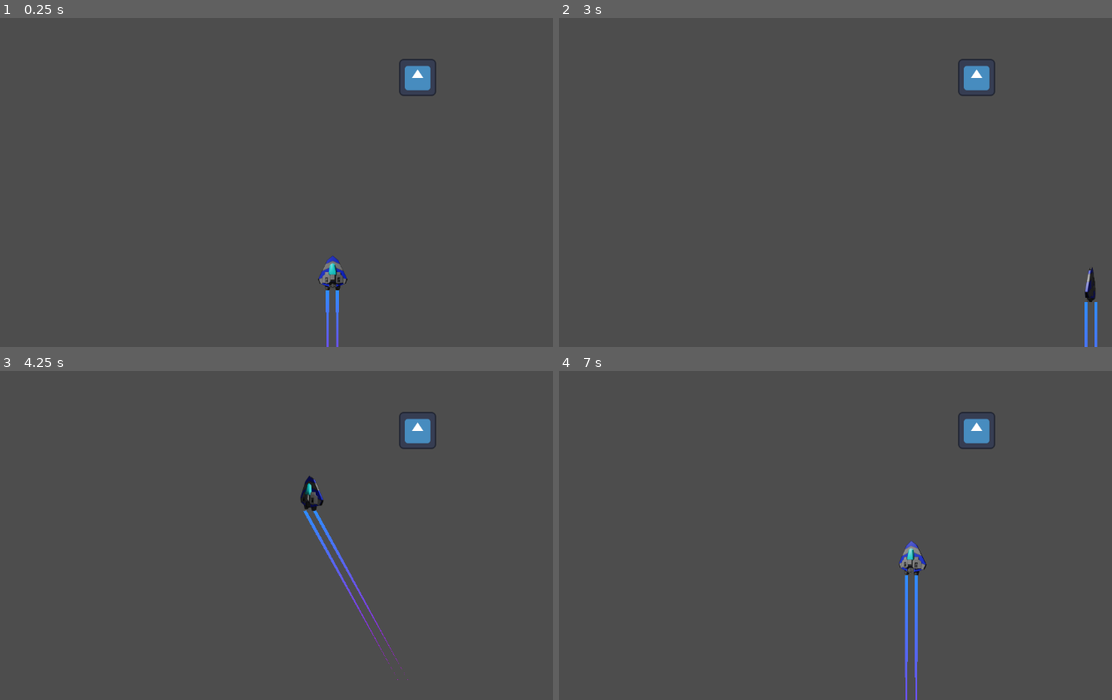
Above: before the commit, frames 1-4 (two rows, left to right).
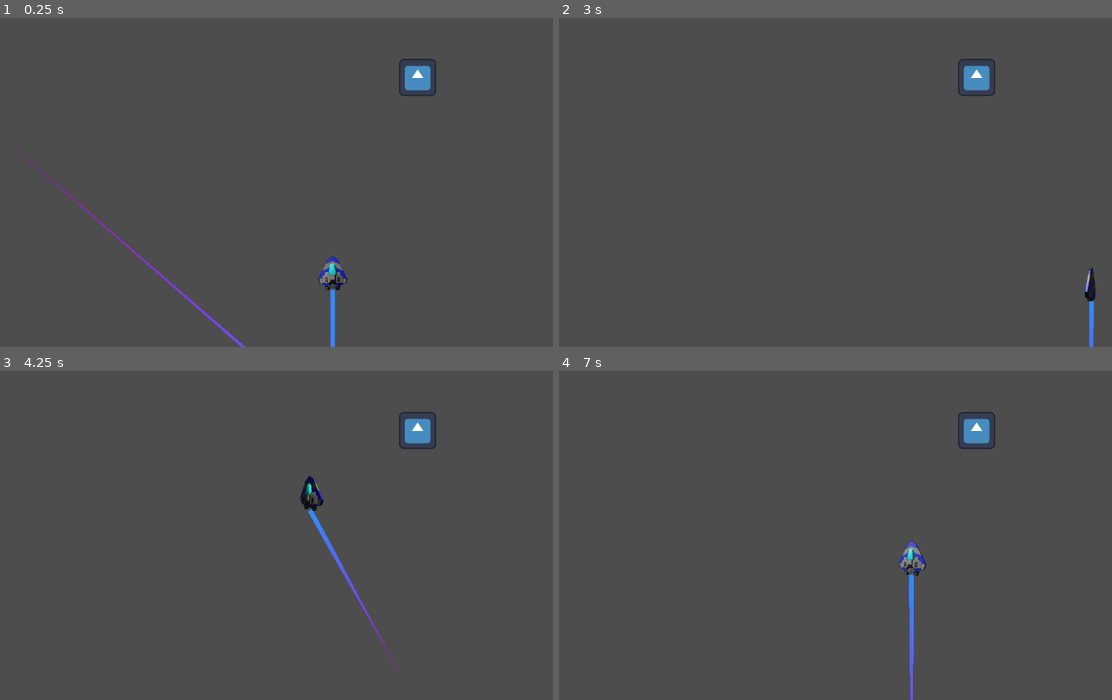
Above: after the commit, the same moments.

Repository: chessisme/Game
Game: Godot game, scene res://Scenes/Level.tscn
Same seed, same stepped clock (60 frames per second), same inputs: the game is played once before the commit and once after it. The engine's default icon, where the game draws it, is replaced by a stand-in: a white triangle on a blue panel in a dark square.
Inputs:
- Up to frame 1 (0.25 s): no input
- Up to frame 2 (3 s): hold D (Move Right) 0.53-1.28 s; hold Space (Dodge) 0.53-1.28 s; hold S (Move Backward) 1.28-2.03 s; tap Space (Dodge) at 1.35, 2.85 s; tap Enter at 2 s; hold D (Move Right) 2.03-2.78 s; hold Space (Dodge) 2.03-2.78 s; hold W (Move Forward) from 2.78 s (still down)
- Up to frame 3 (4.25 s): release W (Move Forward) at 3.53 s; hold A (Move Left) from 3.53 s (still down); hold Space (Dodge) from 3.53 s (still down)
- Up to frame 4 (7 s): release Space (Dodge) at 4.28 s; tap Space (Dodge) at 4.35, 5.85 s; release A (Move Left) at 5.03 s; hold S (Move Backward) 5.03-5.78 s; hold Space (Dodge) 5.03-5.78 s; hold D (Move Right) 5.78-6.53 s; hold W (Move Forward) from 6.53 s (still down); hold Space (Dodge) from 6.53 s (still down)

The runs differ from the first frame. In frame 1, 0.7% of the frame differs, in the area x 0-62%, y 36-100%; in frame 2, 0.3%; in frame 3, 0.7%, in the area x 54-74%, y 41-96%; in frame 4, 0.7%.

Commit message:
fixed trail

Diff:
--- a/Scenes/player.tscn
+++ b/Scenes/player.tscn
@@ -108,16 +108,17 @@
 position = Vector2(0, 0.99999845)
 sprite_frames = SubResource("SpriteFrames_v0iea")
 animation = &"Flip"
+frame = 14
+frame_progress = 1.0
 
 [node name="CollisionPolygon2D" type="CollisionPolygon2D" parent="."]
 position = Vector2(0, 1)
 polygon = PackedVector2Array(0, -57, -18, -43, -50, 24, -44, 38, 0, 54, 44, 38, 50, 24, 18, -43)
 
 [node name="Engine Trail" parent="." instance=ExtResource("20_l6n3p")]
-position = Vector2(8, 32)
-
-[node name="Engine Trail2" parent="." instance=ExtResource("20_l6n3p")]
-position = Vector2(-9, 32)
+position = Vector2(0, 31)
+points = PackedVector2Array(0, 0)
+width = 15.0
 
 [connection signal="body_entered" from="." to="." method="_on_body_entered"]
 [connection signal="body_exited" from="." to="." method="_on_body_exited"]
Not shown, changed: playership.blend
Not shown, changed: playership.blend1
